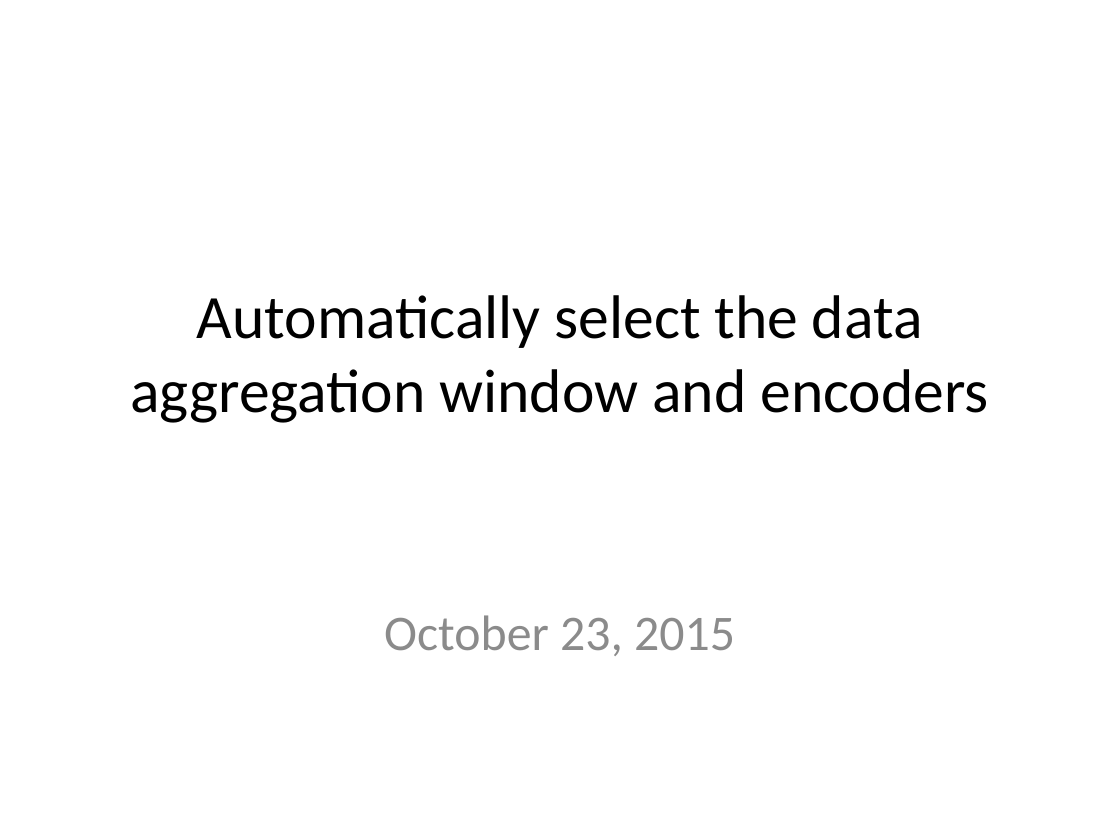
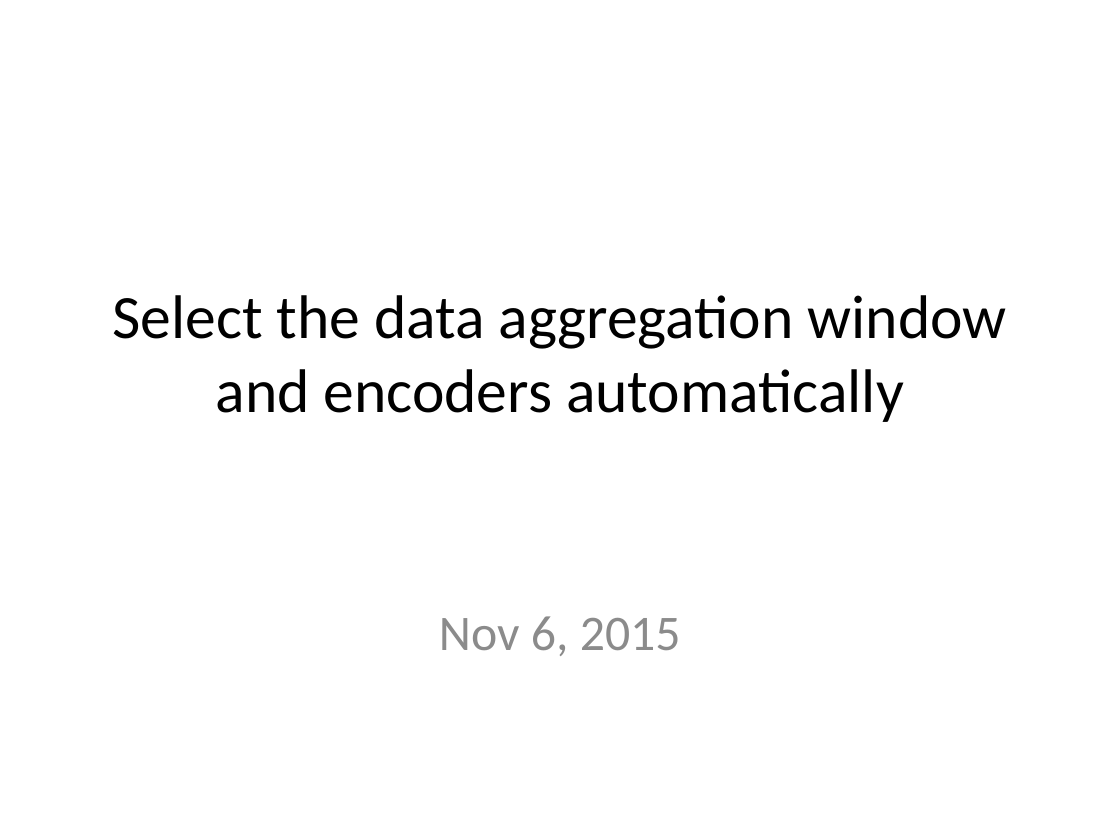
Before and after one commit to numenta/htmresearch-old, a slide deck: slide 1 of projects/wavelet_dataAggregation/DataAggregation.pptx. Drawn at 1120x840 pixels with LibreOffice and Linux fonts; fonts in the diff are those of the drawing. Boxes give left, top, right and bottom in pixels: in the first picture for what was removed or moved away, otherwise in the second. Text is boxed around its words. In the diff, an @@ line names an element or a change of style, - is before the commit and + after.

Commit message:
Update presentation for the data aggregation experiment

```diff
--- a/projects/wavelet_dataAggregation/DataAggregation.pptx
+++ b/projects/wavelet_dataAggregation/DataAggregation.pptx
@@ title at box(113, 295, 1007, 422): text changed @@
-Automatically select the data aggregation window and encoders
+Select the data aggregation window and encoders automatically
@@ subtitle at box(439, 616, 681, 656): text changed @@
-October 23, 2015
+Nov 6, 2015
```
Also in this commit, not shown: 6 other slides changed, 3 slides added, 3 slides removed, 5 other files.
